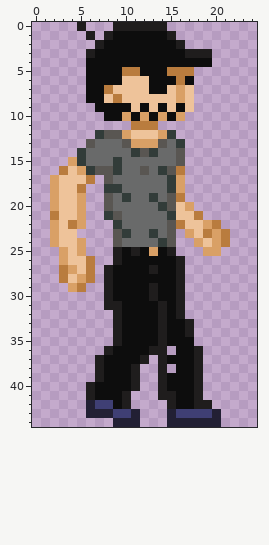
Edited in one commit: pixel-art sprite (Player/Sprites/Walk/walk6.png). This is how it looked before the edit.
The file is 25x45 pixels.
Once edited:
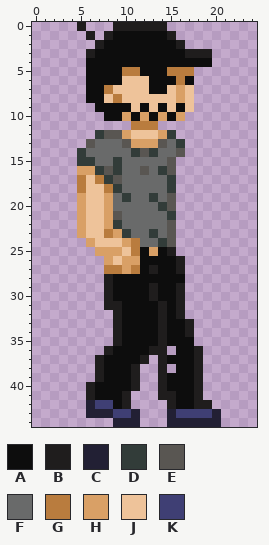
Palette (. is transparent): A #0d0d0d  B #1f1d1d  C #222034  D #323c39  E #595652  F #696a6a  G #b97c3e  H #d9a066  J #eec39a  K #3f3f74
The exact change:
{"y":15,"x":4,"old":"H","new":"."}
{"y":15,"x":6,"old":"F","new":"D"}
{"y":15,"x":15,"old":"FE","new":"E."}
{"y":16,"x":3,"old":"GJ","new":".."}
{"y":16,"x":6,"old":"DE","new":"HD"}
{"y":16,"x":16,"old":"G","new":"."}
{"y":17,"x":2,"old":"HJJJG.EF","new":"...GJGDE"}
{"y":17,"x":16,"old":"H","new":"."}
{"y":18,"x":2,"old":"HJJ","new":"..."}
{"y":18,"x":6,"old":"..D","new":"JJG"}
{"y":18,"x":16,"old":"H","new":"."}
{"y":19,"x":2,"old":"HJJ","new":"..."}
{"y":19,"x":6,"old":"..E","new":"JJH"}
{"y":19,"x":16,"old":"G","new":"."}
{"y":20,"x":2,"old":"HJJ","new":"..."}
{"y":20,"x":6,"old":"..E","new":"JJH"}
{"y":20,"x":16,"old":"JH","new":".."}
{"y":21,"x":2,"old":"GJJ","new":"..."}
{"y":21,"x":6,"old":"..D","new":"JJH"}
{"y":21,"x":16,"old":"JJG","new":"..."}
{"y":22,"x":2,"old":"HJG","new":"..."}
{"y":22,"x":6,"old":"...","new":"JJH"}
{"y":22,"x":16,"old":"GJJHG","new":"....."}
{"y":23,"x":2,"old":"HJJ....E","new":"...HJJGH"}
{"y":23,"x":17,"old":"HJGHG","new":"....."}
{"y":24,"x":2,"old":"HJJH...EFF","new":"....HJJJHG"}
{"y":24,"x":18,"old":"HJHG","new":"...."}
{"y":25,"x":3,"old":"HJH","new":"..."}
{"y":25,"x":7,"old":"..BAB","new":"HHHJG"}
{"y":25,"x":19,"old":"HH","new":".."}
{"y":26,"x":3,"old":"HJJG","new":"...."}
{"y":26,"x":8,"old":".BAA","new":"HJHH"}
{"y":27,"x":3,"old":"GHJG","new":"...."}
{"y":27,"x":8,"old":"BAAA","new":"GGHG"}
{"y":28,"x":3,"old":"GJHG","new":"...."}
{"y":28,"x":16,"old":"B","new":"A"}
{"y":29,"x":4,"old":"HG","new":".."}
{"label":"changed","picture_box":[50,157,140,292]}
{"label":"changed","picture_box":[167,157,230,283]}
